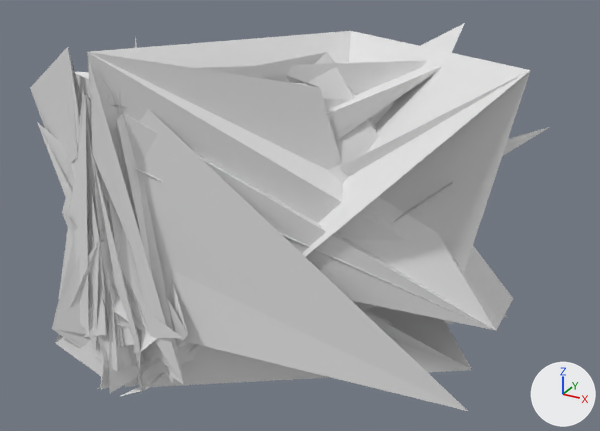
The OBJ model extracted_meshes/Hero063_C1C8E079_v2.obj as it was, and as the next commit left it.
Rendered twice from a 50 mm camera at (737.0, -797.0, 742.0) aimed at (176.0, 221.0, 233.0). Every picture has the same lights, and +X, +Y and +Z are marked at lower right. The first picture is the older version. Where no turn or scale is listed for an object, it has been applied to the vertices. Vertices at exactly the same position are counted once.

Before the edit, the objects in view are built like this:
```python
me_hero063_c1c8e079_v2 = bpy.data.meshes.new('Hero063_C1C8E079_v2')
me_hero063_c1c8e079_v2.from_pydata(...)  # 389 vertices, 420 faces; spans x -124.0..505.0, y -32.0..511.0, z -2.0..511.0
ob_hero063_c1c8e079_v2 = bpy.data.objects.new('Hero063_C1C8E079_v2', me_hero063_c1c8e079_v2)
ob_hero063_c1c8e079_v2.location = (0.0, 0.0, 0.0)
```
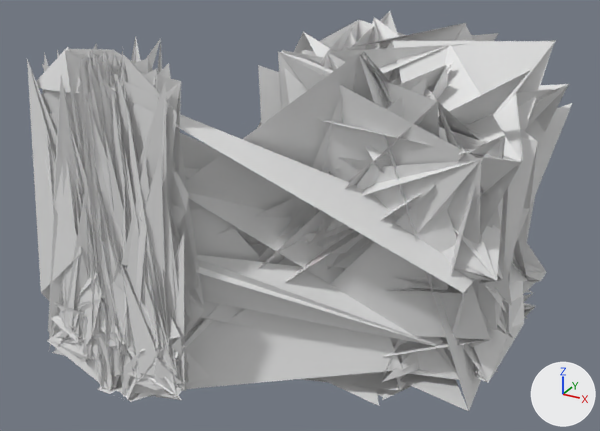
The change in detail:
me_hero063_c1c8e079_v2 is used by ob_hero063_c1c8e079_v2; location (0.0, 0.0, 0.0).
me_hero063_c1c8e079_v2 had 389 vertices, 420 faces and spanned x -124.0..505.0, y -32.0..511.0, z -2.0..511.0.
me_hero063_c1c8e079_v2 now has 4416 vertices, 6779 faces and spans x -128.0..510.0, y -32.0..511.0, z -4.0..512.0.
me_hero063_c1c8e079_v2 part 1: 1 vertex moved within x -3.0, y -3.0, z 145.0; 11 vertices removed from x -32.0..330.0, y -8.0..163.0, z 2.0..449.0; 4038 vertices added at x -128.0..510.0, y -32.0..511.0, z -4.0..512.0.

Where the change shows, as pixel boxes (x1, y1, x2, y2) in the pictures (600 x 431 px):
'Hero063_C1C8E079_v2', reshaped: before (30, 23, 550, 411); after (27, 11, 572, 411)
part 1 of me_hero063_c1c8e079_v2, built on: before (146, 31, 545, 387); after (27, 11, 572, 410)
